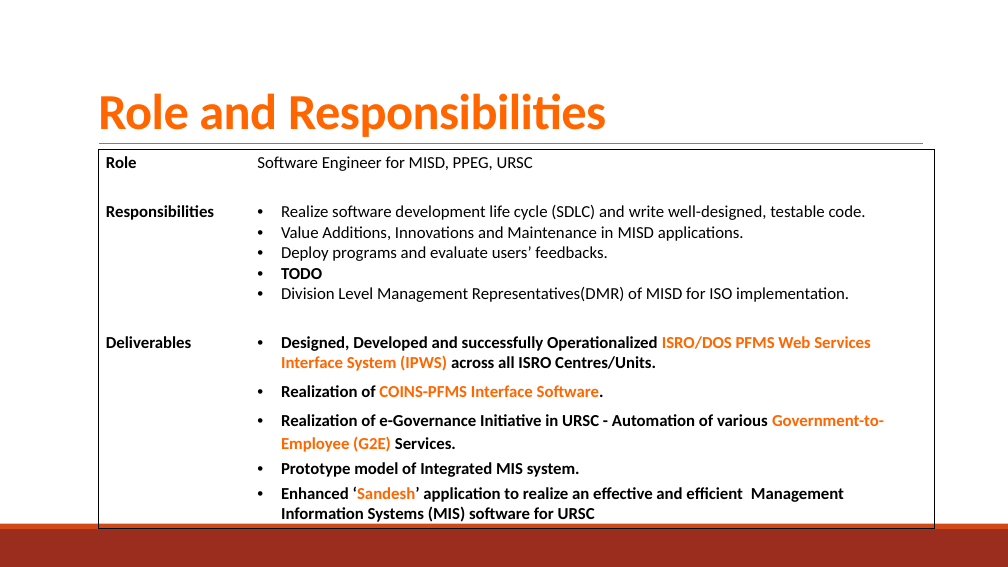
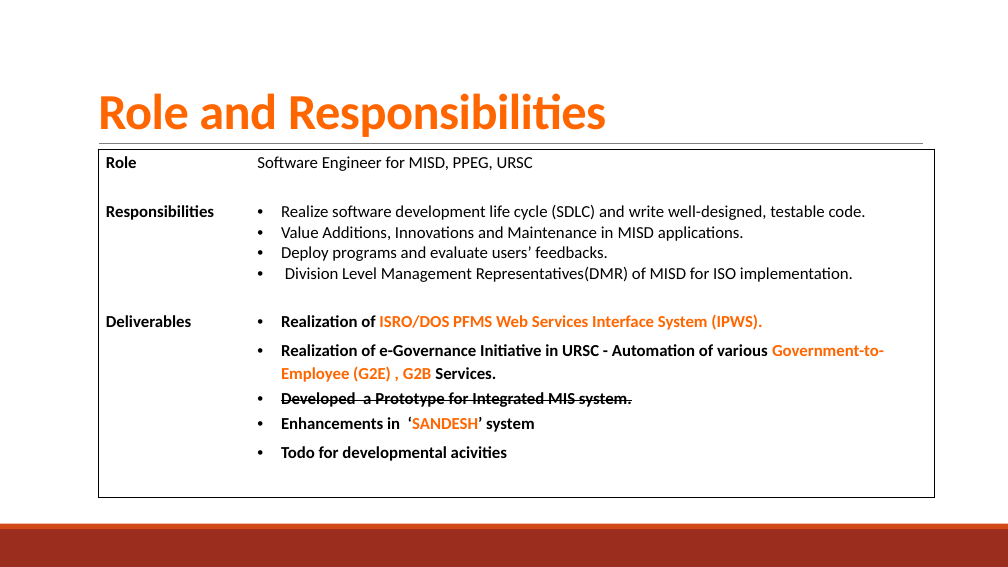
Before and after one commit to NavdeepGarg/DPC_Repo, a slide deck: slide 2 of handOutSources/navdeep.pptx. Drawn at 1008x567 pixels with LibreOffice and Linux fonts; fonts in the diff are those of the drawing. Boxes give left, top, right and bottom in pixels: in the first picture for what was removed or moved away, otherwise in the second. Text is boxed around its words. In the diff, an @@ line names an element or a change of style, - is before the commit and + after.

```diff
--- a/handOutSources/navdeep.pptx
+++ b/handOutSources/navdeep.pptx
@@ table at <box>98,149,935,495</box> @@
-row 2, column 2: Realize software development life cycle (SDLC) and write well-designed, testable code. / Value Additions, Innovations and Maintenance in MISD applications. / Deploy programs and evaluate users’ feedbacks. / TODO / Division Level Management Representatives(DMR) of MISD for ISO implementation.
+row 2, column 2: Realize software development life cycle (SDLC) and write well-designed, testable code. / Value Additions, Innovations and Maintenance in MISD applications. / Deploy programs and evaluate users’ feedbacks. / Division Level Management Representatives(DMR) of MISD for ISO implementation.
-row 3, column 2: Designed, Developed and successfully Operationalized ISRO/DOS PFMS Web Services Interface System (IPWS) across all ISRO Centres/Units. / Realization of COINS-PFMS Interface Software. / Realization of e-Governance Initiative in URSC - Automation of various Government-to-Employee (G2E) Services. / Prototype model of Integrated MIS system. / Enhanced ‘Sandesh’ application to realize an effective and efficient Management Information Systems (MIS) software for URSC
+row 3, column 2: Realization of ISRO/DOS PFMS Web Services Interface System (IPWS). / Realization of e-Governance Initiative in URSC - Automation of various Government-to-Employee (G2E) , G2B Services. / Developed a Prototype for Integrated MIS system. / Enhancements in ‘SANDESH’ system / Todo for developmental acivities
```
Also in this commit, not shown: 4 other slides changed, 1 slide added, 3 other files.
